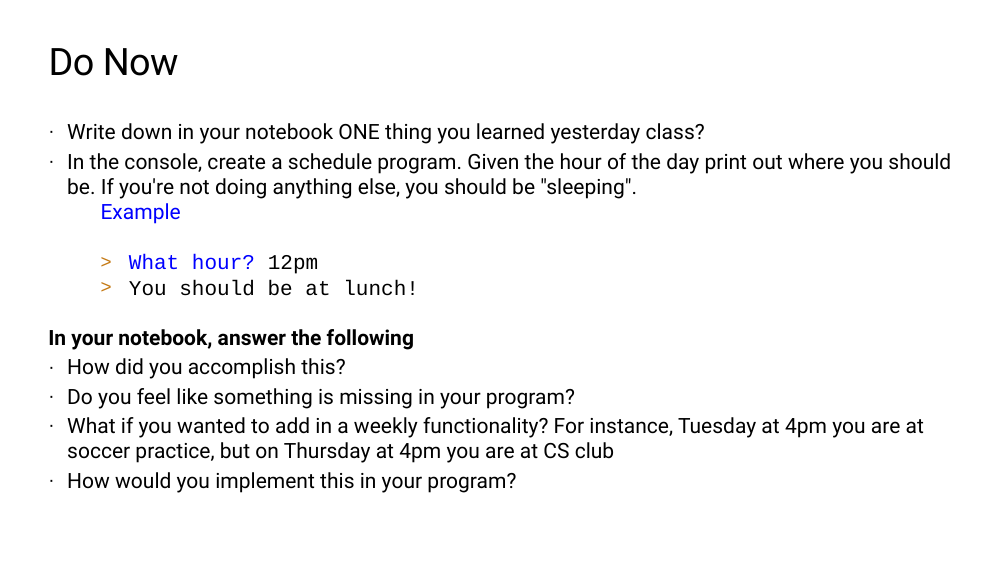
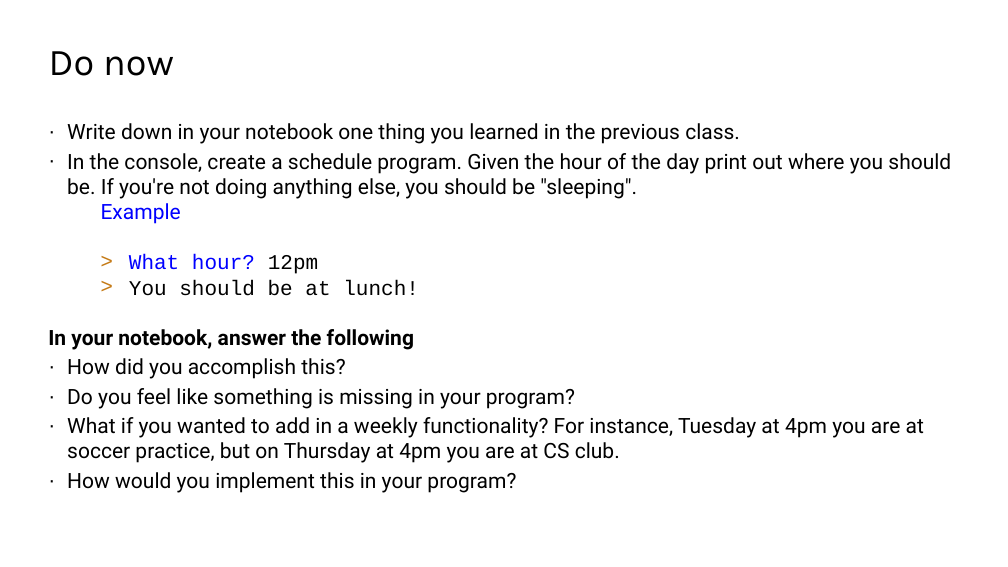
Before and after one commit to TEALSK12/2nd-semester-introduction-to-computer-science, a slide deck: slide 4 of docs/units/2_unit/slidedecks/Intro Python 2.03 TEALS.pptx. Drawn at 1008x567 pixels with LibreOffice and Linux fonts; fonts in the diff are those of the drawing; background and template pictures are left out. Boxes give left, top, right and bottom in pixels: in the first picture for what was removed or moved away, otherwise in the second. Text is boxed around its words. In the diff, an @@ line names an element or a change of style, - is before the commit and + after.

```diff
--- a/docs/units/2_unit/slidedecks/Intro Python 2.03 TEALS.pptx
+++ b/docs/units/2_unit/slidedecks/Intro Python 2.03 TEALS.pptx
@@ title at (49, 51, 174, 76): text changed; font Roboto to Karla @@
-Do Now
+Do now
@@ text at (67, 123, 740, 144): text changed @@
-· Write down in your notebook ONE thing you learned yesterday class?
+· Write down in your notebook one thing you learned in the previous class.
@@ text at (67, 417, 924, 463): text changed @@
-· What if you wanted to add in a weekly functionality? For instance, Tuesday at 4pm you are at soccer practice, but on Thursday at 4pm you are at CS club
+· What if you wanted to add in a weekly functionality? For instance, Tuesday at 4pm you are at soccer practice, but on Thursday at 4pm you are at CS club.
```
Also in this commit, not shown: 10 other slides changed, 1 slide added, 58 other files.
